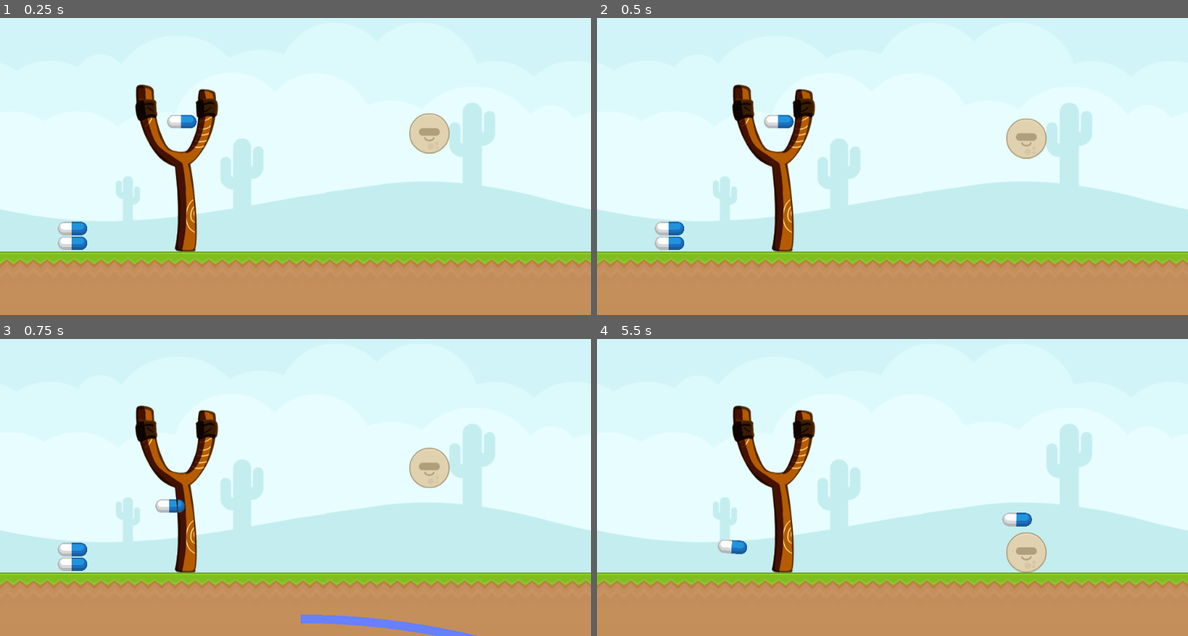
Above: before the commit, frames 1-4 (two rows, left to right).
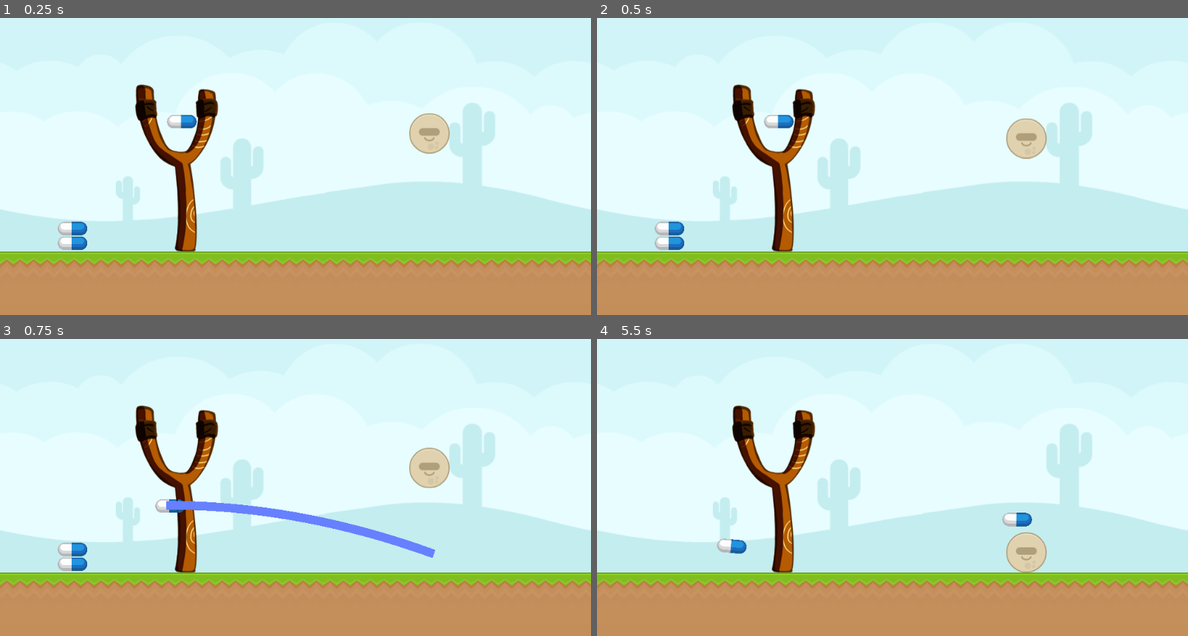
Above: after the commit, the same moments.

Repository: kleimaj/slingshot
Game: Godot game, scene res://Scenes/Level.tscn
Two runs of this game, one before a commit and one after it. Both use one fixed random seed, a clock stepped at 60 frames per second and the inputs below.
Inputs (mouse positions are in pixels of both pictures, inside the frame that each line leads up to):
- Up to frame 1 (0.25 s): no input
- Up to frame 2 (0.5 s): no input
- Up to frame 3 (0.75 s): drag from (70, 564) to (354, 386) at 0.52 s
- Up to frame 4 (5.5 s): drag from (667, 549) to (862, 532) at 1.27 s; move the mouse to (951, 386) at 2.02 s; click (951, 386) at 2.17 s; tap Enter at 2.75 s; drag from (862, 532) to (715, 410) at 2.77 s; move the mouse to (1069, 514) at 3.52 s; click (1069, 514) at 3.67 s; drag from (715, 410) to (803, 377) at 4.27 s; move the mouse to (922, 463) at 5.02 s; click (922, 463) at 5.17 s

Frames 1-2 are identical in both runs. In frame 3, 2.2% of the frame differs, in the area x 28-81%, y 54-100%; in frame 4, less than 0.1%.

Commit message:
fixes position

Diff:
--- a/Objects/Slingshot.gd
+++ b/Objects/Slingshot.gd
@@ -65,7 +65,8 @@
 
 func update_trajectory(delta):
 	line.clear_points()
-	var pos = current_projectile.global_position
+	var pos = rest.position - launch_force
+	print(pos)
 	var velocity = current_projectile.global_transform.x * launch_force.length()
 	for i in MAX_POINTS:
 		line.add_point(pos)
